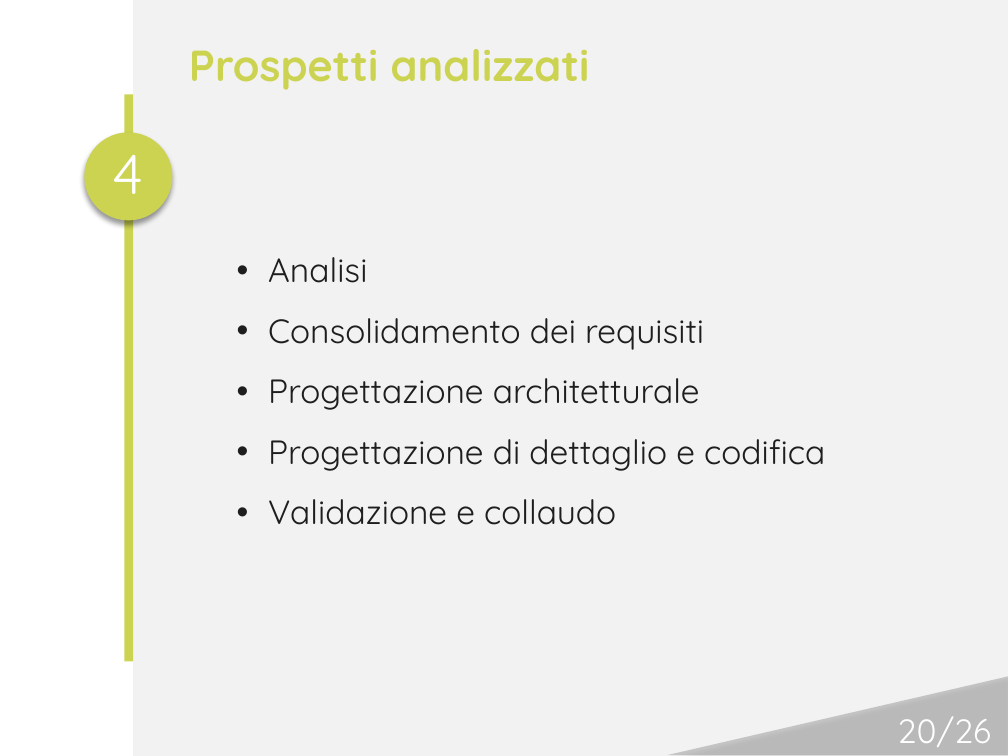
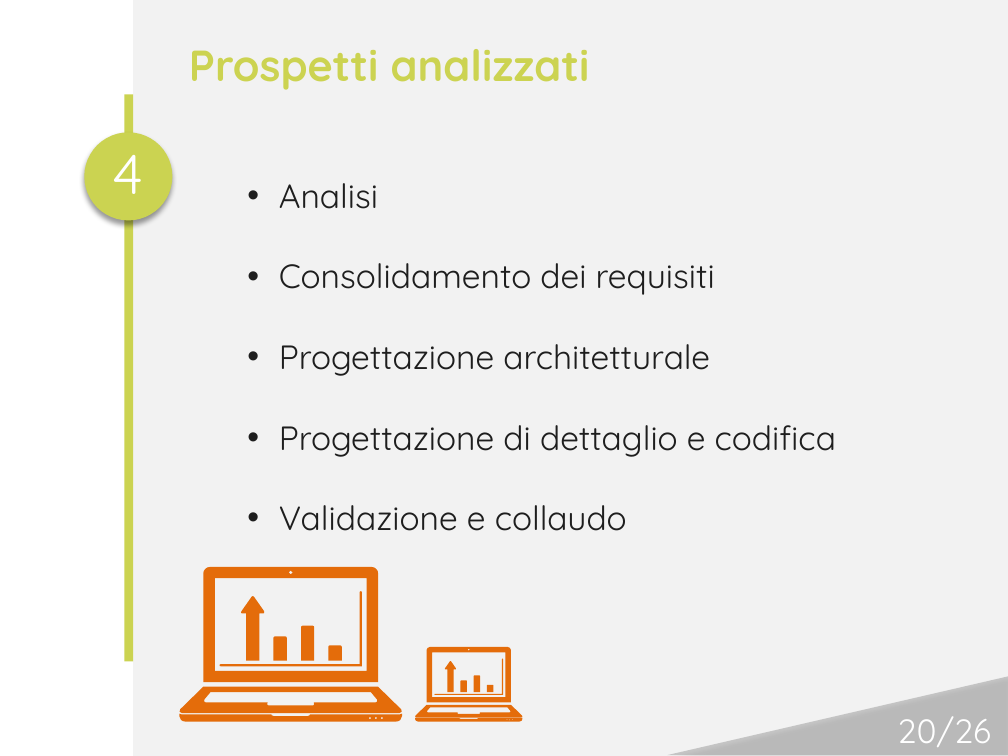
Before and after one commit to Italiaracerx/progettoSWE, a slide deck: slide 20 of Presentazione/Presentazione 26-01-2018.pptx. Drawn at 1008x756 pixels with LibreOffice and Linux fonts; fonts in the diff are those of the drawing; background and template pictures are left out. Boxes give left, top, right and bottom in pixels: in the first picture for what was removed or moved away, otherwise in the second. Text is boxed around its words. In the diff, an @@ line names an element or a change of style, - is before the commit and + after.

Commit message:
fix slide 20

```diff
--- a/Presentazione/Presentazione 26-01-2018.pptx
+++ b/Presentazione/Presentazione 26-01-2018.pptx
@@ text "Analisi": place and size @@
-text "Analisi" at (268, 257, 825, 525)
+text "Analisi" at (279, 183, 836, 531)
@@ text "Analisi" at (279, 183, 836, 531): line spacing 1.5 to 2 @@
@@ group added at (179, 566, 523, 722): 16 freeform shapes @@
```
